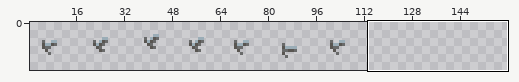
Two states of a sprite sheet, overworld/src/assets/sprites/hero_sword/hero_sword_downright.png. Above: a wide view before the commit, with the close-up outlined.
Close-up. The starting point:
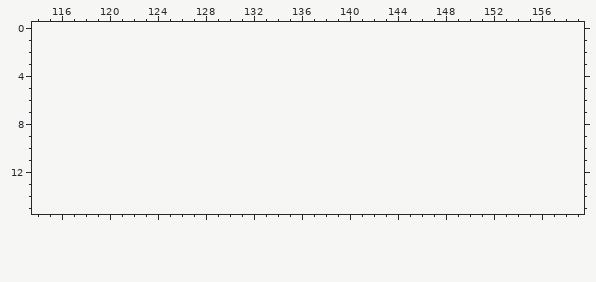
The file is 448x64 pixels, drawn in blocks of 4x4; one block is one cell here. Shown: x 114..159, y 0..15. The old version is drawn lined up with the new one, on the new canvas. The wide view leaves out empty margins.
Palette (. is transparent): 
New version:
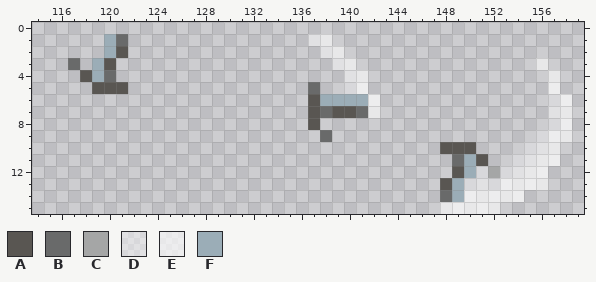
Colours new in this view: A #595652  B #696a6a  C #a5a6a6  D #ffffff67  E #ffffffa4  F #9badb7
Log entry: added all direction sword attack anims
What changed:
canvas 112x16 -> 160x16
The author put colour A in row 2 at x 121; in row 3 at x 120; in row 4 at x 118; in row 5 at x 119 to 121; in row 6 at x 137; in row 7 at x 137 and 139 to 140.
The author put colour A in row 8 at x 137; in row 10 at x 148 to 150; in row 11 at x 151; in row 12 at x 149; in row 13 at x 148.
The author put colour B in row 1 at x 121; in row 3 at x 117; in row 4 at x 120; in row 5 at x 137; in row 7 at x 138 and 141; in row 9 at x 138.
The author put colour B in row 11 at x 149; in row 14 at x 148.
The author put colour C in row 12 at x 152.
The author put colour D in row 1 at x 137; in row 2 at x 138; in row 3 at x 139; in rows 4 to 5 at x 140; in rows 6 to 8 at x 157; in row 9 at x 156.
The author put colour D in row 10 at x 155 to 156; in row 11 at x 154 to 155; in row 12 at x 151 and 153 to 154; in row 13 at x 150 to 152.
The author put colour E in row 1 at x 138; in row 2 at x 139; in row 3 at x 140 and 156; in rows 4 to 5 at x 141 and 157; in rows 6 to 7 at x 142 and 158; in row 8 at x 158.
The author put colour E in row 9 at x 157 to 158; in row 10 at x 157; in row 11 at x 156 to 157; in row 12 at x 155 to 156; in row 13 at x 153 to 156; in row 14 at x 150 to 154.
The author put colour E in row 15 at x 148 to 152.
The author put colour F in rows 1 to 2 at x 120; in rows 3 to 4 at x 119; in row 6 at x 138 to 141; in rows 11 to 12 at x 150; in rows 13 to 14 at x 149.
Changed places in both close-ups, as pixel boxes (x1, y1, x2, y2):
added: (68, 34, 128, 94)
added: (308, 34, 380, 142)
added: (440, 58, 572, 214)
